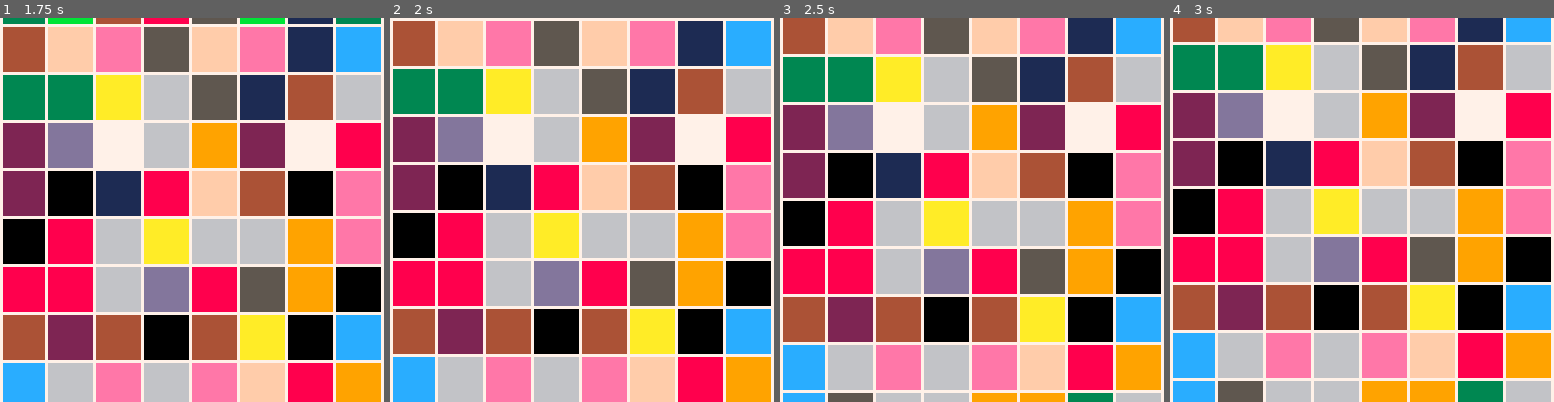
Above: before the commit, frames 1-4 (left to right).
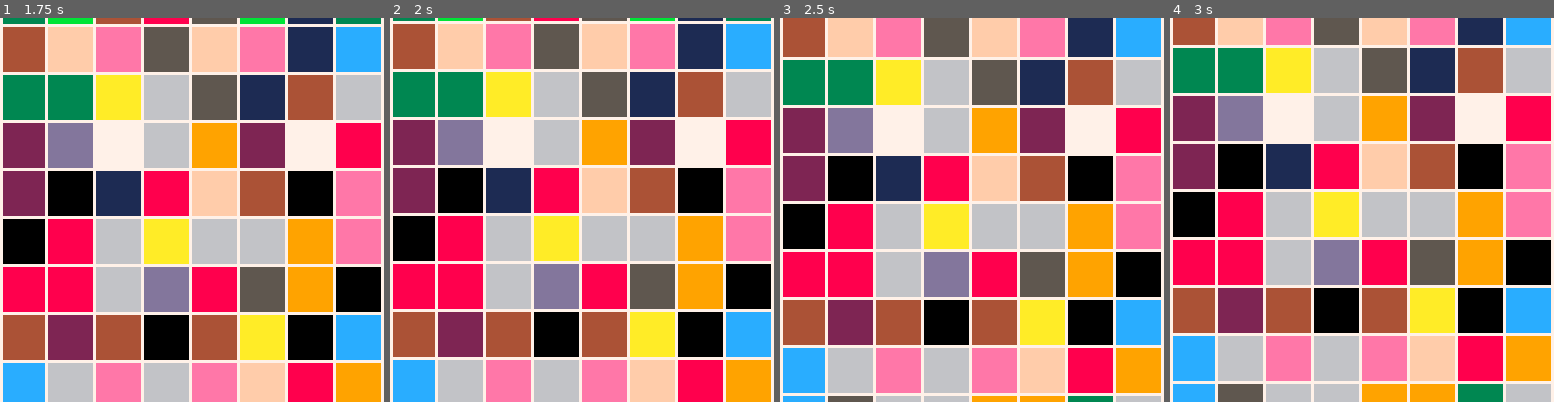
Above: after the commit, the same moments.

Repository: FreeCodeCampGuam/LavaFlow
Game: PICO-8 cartridge lavaflow.p8
Same seed, same stepped clock (60 frames per second), same inputs: the game is played once before the commit and once after it.
Inputs:
- Up to frame 1 (1.75 s): tap X (X key) at 0.33, 1.07 s; tap O (Z key) at 0.7, 1.7 s; hold Right from 1.6 s (still down)
- Up to frame 2 (2 s): keep holding Right; tap X (X key) at 1.85 s
- Up to frame 3 (2.5 s): release Right at 2.1 s; tap O (Z key) at 2.1 s; hold Up 2.15-2.42 s; hold Right from 2.47 s (still down)
- Up to frame 4 (3 s): keep holding Right; tap O (Z key) at 2.5, 2.9 s; tap X (X key) at 2.97 s

Frame 1 is identical in both runs. In frame 2, 11% of the frame differs, in the area x 0-100%, y 0-90%; in frame 3, 11%; in frame 4, 11%.

Commit message:
[combined] move cam in update + abstract when to update

Diff:
--- a/lavaflow.p8
+++ b/lavaflow.p8
@@ -369,24 +369,33 @@
  end
 end
 
+function time_to_move_cam()
+ return (t % maprate) == 0
+end
+
 function _init()
  t = 0
  mode = 0
  cls()
  createmap()
  music()
+ -- testing interfaces
+ graphics_init()
+ -- end testing interfaces
 end
 
 function _update()
  t += 1
- if ((t % maprate) == 0) then
+ -- testing interfaces
+ if time_to_move_cam() then
   move_map()
+  trans_cam(0, -tileh)
+ else
+  trans_cam(0, tileh/maprate)
  end
 end
 
 function _draw()
- camera(0,
- flr(2*(t%maprate)/maprate*maph))
  for rn,row in pairs(mappy) do
   for cn,tile in pairs(row) do
    drawtile(cn,rn,tile)
